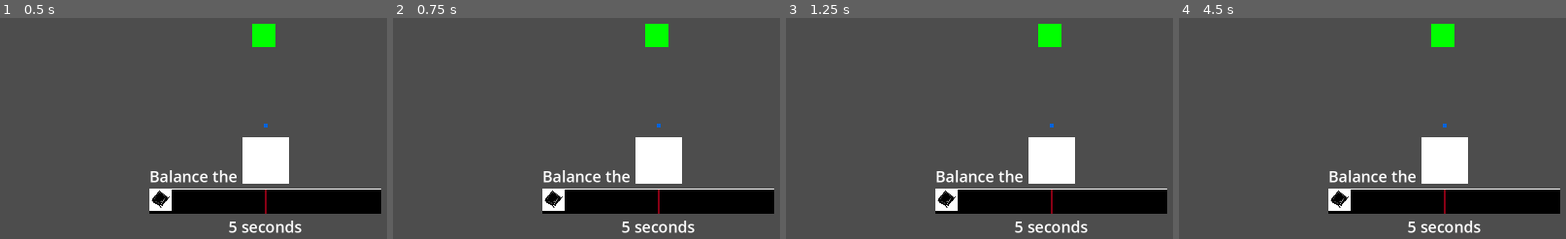
Above: before the commit, frames 1-4 (left to right).
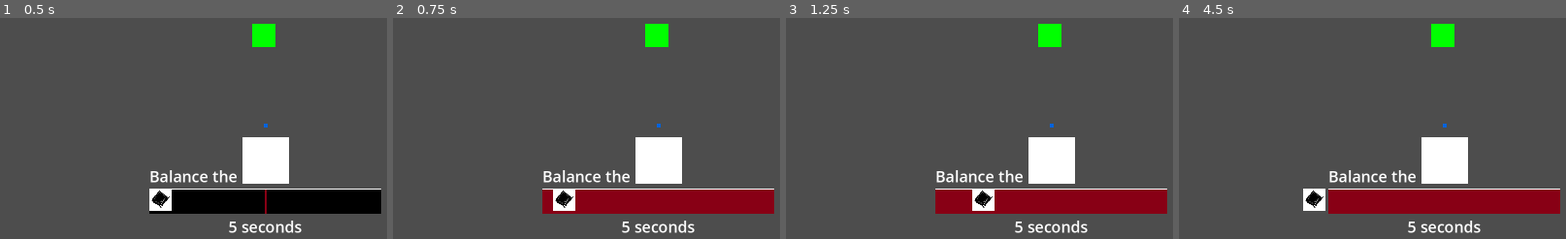
Above: after the commit, the same moments.

Repository: AndrewJDGalga/ggj2024
Game: Godot game, scene res://levels/testaj.tscn
Same seed, same stepped clock (60 frames per second), same inputs: the game is played once before the commit and once after it. The project has no main scene, so this scene is started directly.
Inputs:
- Up to frame 1 (0.5 s): no input
- Up to frame 2 (0.75 s): tap Enter at 0.5 s; hold Up (action1) from 0.53 s (still down)
- Up to frame 3 (1.25 s): keep holding Up (action1)
- Up to frame 4 (4.5 s): release Up (action1) at 1.28 s; tap Up (action1) at 1.35, 2.3, 2.85 s; hold Down (action2) 2.03-2.78 s; hold Up (action1) 3.53-4.28 s; tap Down (action2) at 4.35 s

Frame 1 is identical in both runs. In frame 2, 6.3% of the frame differs, in the area x 38-99%, y 77-89%; in frame 3, 6.4%; in frame 4, 7.1%, in the area x 32-99%, y 77-89%.
Error before the commit: Invalid call to function 'start' in base 'VBoxContainer (BalanceMeter.gd)'. Expected 1 arguments. (res://entities/curtis.gd:63)

Commit message:
additional art + automatically moving meter

Diff:
--- a/UI/BalanceMeter.gd
+++ b/UI/BalanceMeter.gd
@@ -1,23 +1,46 @@
 extends VBoxContainer
 
+@onready var meter = $BalanceMeterSafeProgressBar
+@onready var timer = $Timer
+@export var auto_slide_speed : float = 0.01
+@export var controlled_slide_speed : float = 0.1
 var TimeUnits = "seconds"
 var new_percent = 0 # testing var for debug
 var is_running := false
+var pull_dir:int = 1
+var last_dir:int = 1
+var cur_point_pos:float = 0
+
+signal has_failed
 
 func _ready():
-	set_balance_meter_time(5);
+	set_balance_meter_time(5)
 
-func _process(delta):
+func _physics_process(delta):
 	if is_running:
 		#step_debug_meter()
-		pass
+		auto_move_point(delta)
 
-func start(new_width:float):
+func auto_move_point(delta):
+	cur_point_pos = set_meter_point_percent(cur_point_pos + delta/4 * pull_dir)
+	if cur_point_pos > meter.get_size().x || \
+		cur_point_pos < (meter.get_size().x - meter.get_size().x/2):
+		emit_signal("has_failed")
+
+func stop():
+	is_running = false
+	timer.stop()
+	reset(0.5)
+
+func start(safe_width:float, dir_timer_amt:float):
 	is_running = true
-	reset()
+	timer.wait_time = dir_timer_amt
+	timer.start()
+	reset(safe_width)
 
-func reset():
+func reset(new_safe_width:float):
 	set_meter_point_percent(0.5)
+	set_safe_zone_percent(new_safe_width)
 
 # function used for debugging the meter
 func step_debug_meter():
@@ -31,11 +54,13 @@
 	$BalanceMeterCountdown.set_text(str(time) + " " + TimeUnits);
 
 # sets the meter point position relative to the bar it is attached to. Range 0-1
-func set_meter_point_percent(percent):
+func set_meter_point_percent(percent)->float:
 	var meter_size = $BalanceMeterSafeProgressBar.get_size()
 	var meter_point_size = $BalanceMeterSafeProgressBar/BalanceMeterPoint.get_size()
 	var new_position = percent * (meter_size.x - meter_point_size.x/2)
+	#cur_point_pos = percent
 	$BalanceMeterSafeProgressBar/BalanceMeterPoint.position = Vector2(new_position, 0)
+	return percent
 
 # sets the difficulty of the meter to balance on Range 0-1
 func set_safe_zone_percent(percent):
@@ -43,3 +68,15 @@
 
 func set_meter_text(text: String):
 	$BalanceMeterText.set_text(text)
+
+#set
+func _on_timer_timeout():
+	#random between 1, 0, -1
+	var temp_dir = randi() % 3 -1
+	if temp_dir == 0:
+		pull_dir = last_dir
+	else:
+		last_dir = pull_dir
+		pull_dir = temp_dir
+	if is_running:
+		timer.start()
--- a/UI/balance_meter.tscn
+++ b/UI/balance_meter.tscn
@@ -34,3 +34,8 @@
 text = "10 sec"
 label_settings = ExtResource("2_vycvf")
 horizontal_alignment = 1
+
+[node name="Timer" type="Timer" parent="."]
+one_shot = true
+
+[connection signal="timeout" from="Timer" to="." method="_on_timer_timeout"]
--- a/entities/curtis.gd
+++ b/entities/curtis.gd
@@ -60,7 +60,8 @@
 				if (Input.is_action_pressed("action2")):
 					reward_instance.scroll_down()
 			game_manager.PLAY_STATE.TEST:
-				catch_meter.start()
+				if Input.is_action_pressed("action1"):
+					catch_meter.start(1, 0.2)
 				#cur_throw_power = -50
 				#anim_player.play("toss_lure")
 				#game_manager.cur_state = game_manager.PLAY_STATE.CASTING
Not shown: 1 places in UI/balance_meter.tscn that only renumber resources
Binary file added: assets/art/Curtis.png
Not shown, added: assets/art/Curtis.png.import
Binary file added: assets/art/ExportedLayers.png
Not shown, added: assets/art/ExportedLayers.png.import
Binary file added: assets/art/Red Neck Fishing.png
Not shown, added: assets/art/Red Neck Fishing.png.import
Binary file added: assets/art/pickedMedia1.png
Not shown, added: assets/art/pickedMedia1.png.import
